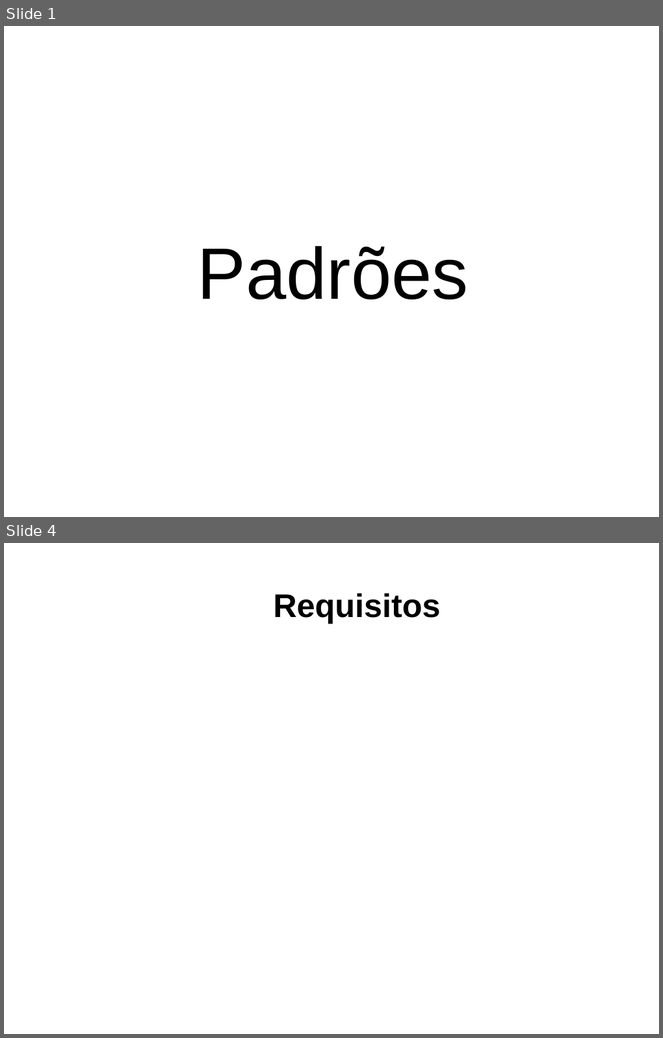
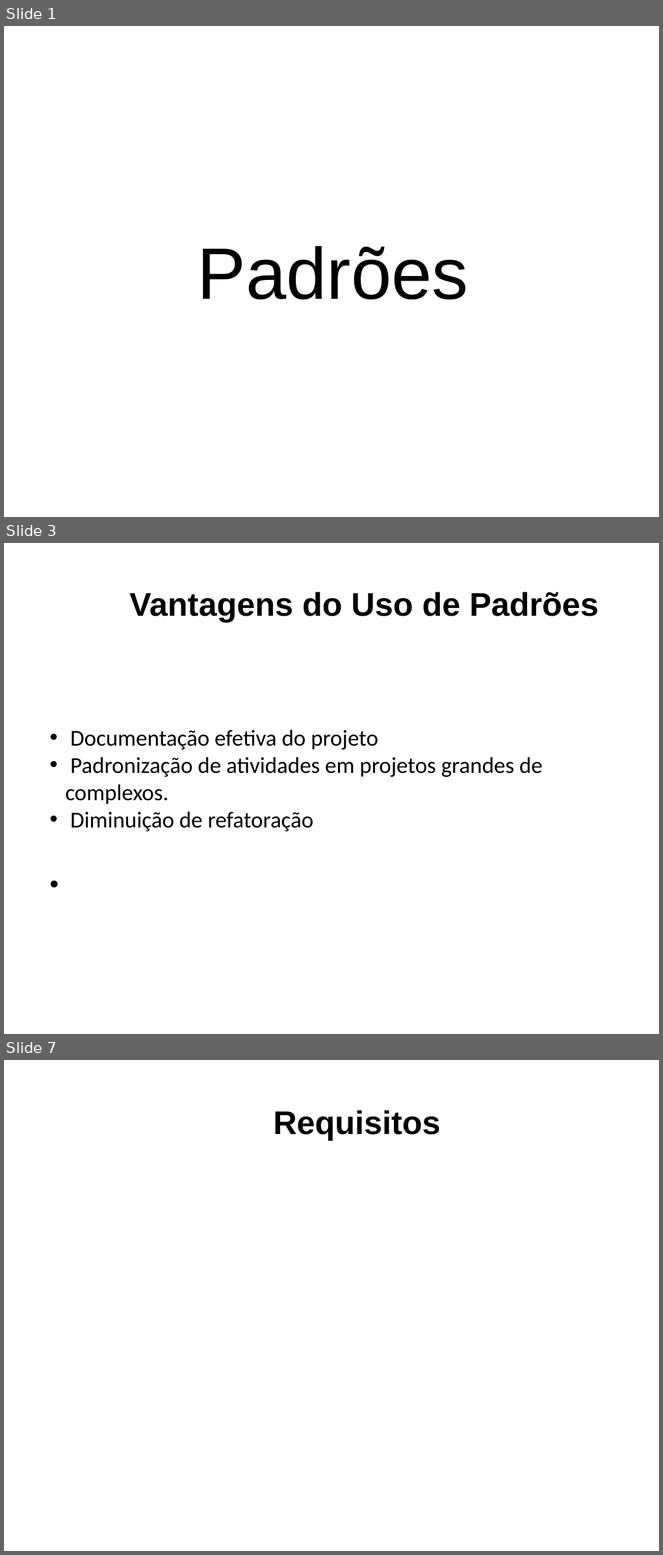
Before and after one commit to DudsNascimento/DuDente, a slide deck: Padroes de Software/Vantagens_Desvantagens.odp. Shown one above the other, each under a label of ours: slides 1 and 4 before the commit, slides 1, 3 and 7 after it; the slides between them are not shown. The pictures are 663x1038 and 663x1555 pixels, drawn with LibreOffice and Linux fonts; fonts in the diff are those of the drawing; background and template pictures are left out. Boxes give left, top, right and bottom in pixels: in the first picture for what was removed or moved away, otherwise in the second. Text is boxed around its words. In the diff, an @@ line names an element or a change of style, - is before the commit and + after.

```diff
--- a/Padroes de Software/Vantagens_Desvantagens.odp
+++ b/Padroes de Software/Vantagens_Desvantagens.odp
@@ slide 3 added at box(4, 543, 659, 1034), background picture (left out) @@
@@ text added at box(129, 592, 599, 622), 36 pt, text #000000, bold @@
+Vantagens do Uso de Padrões
@@ text added at box(65, 730, 543, 832), 25 pt, text #000000 @@
+• Documentação efetiva do projeto
+• Padronização de atividades em projetos grandes de complexos.
+• Diminuição de refatoração
@@ what was slide 4 is now slide 7 @@
```
Also in this commit, not shown: 3 slides changed, 1 other slide added, 1 slide removed.
